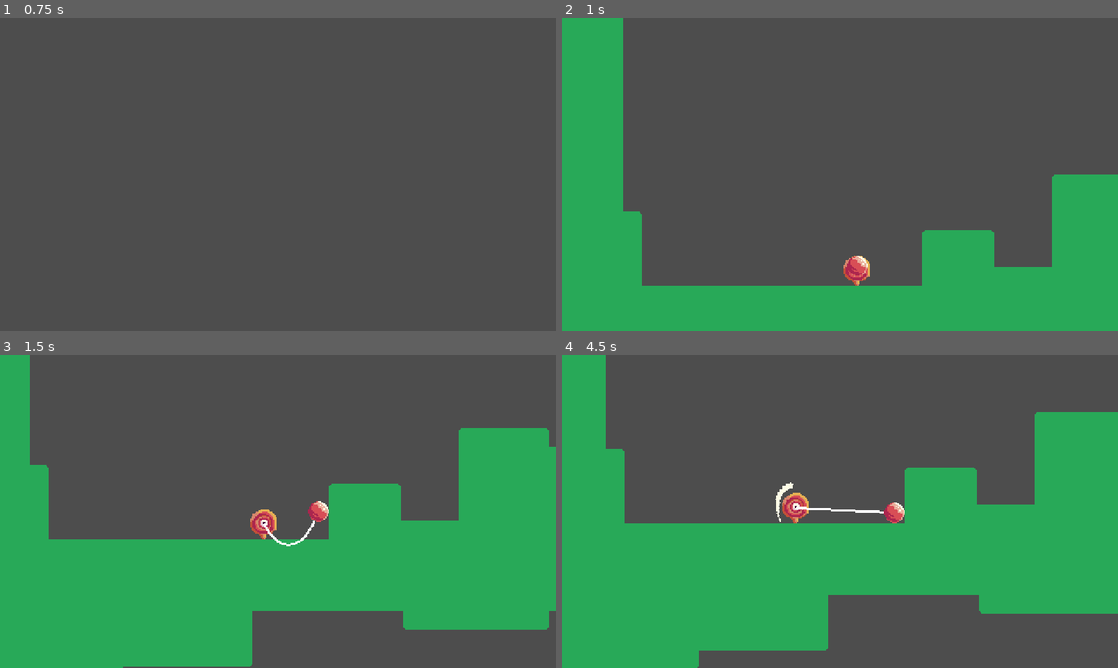
Above: before the commit, frames 1-4 (two rows, left to right).
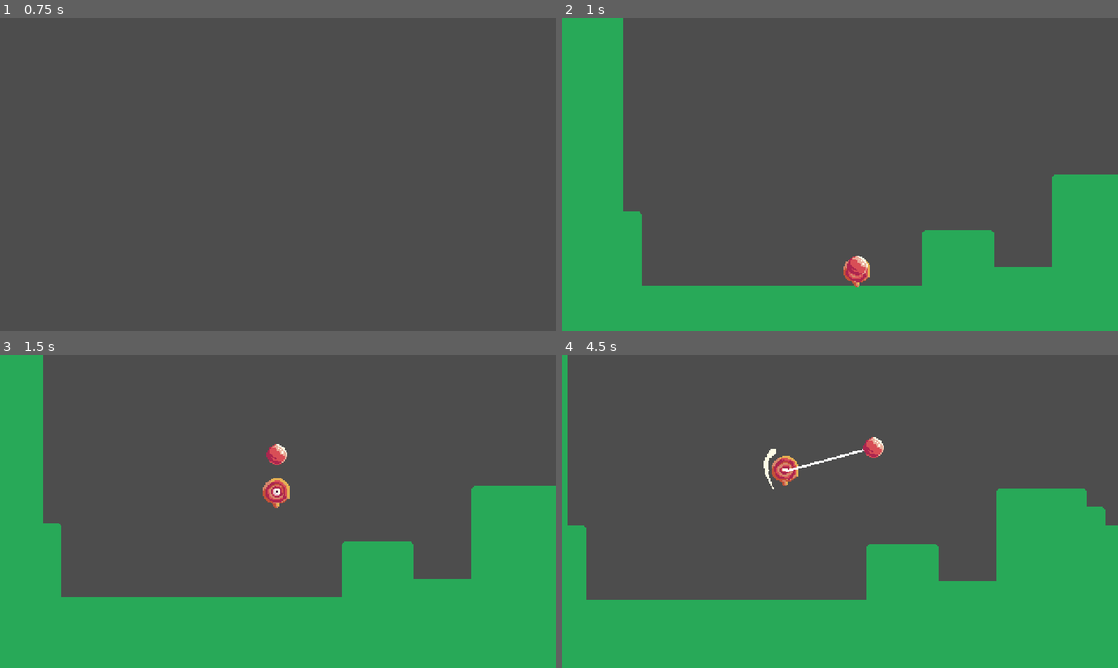
Above: after the commit, the same moments.

Repository: Duocuokie/haven
Game: Godot game, scene res://Game/Main.tscn
The game is run twice, just before and just after one commit, with the same random seed, the same clock (stepped at 60 frames per second) and the same inputs.
Inputs (mouse positions are in pixels of both pictures, inside the frame that each line leads up to):
- Up to frame 1 (0.75 s): tap Enter at 0.5 s; move the mouse to (400, 158) at 0.52 s; hold Right (otherright) from 0.53 s (still down); hold Up (otherjump) from 0.53 s (still down); tap J (jump) at 0.6 s
- Up to frame 2 (1 s): keep holding Right (otherright); keep holding Up (otherjump); tap J (jump) at 0.77 s
- Up to frame 3 (1.5 s): keep holding Right (otherright); tap J (jump) at 1.07 s; move the mouse to (166, 527) at 1.27 s; release Up (otherjump) at 1.28 s; tap Up (otherjump) at 1.35 s
- Up to frame 4 (4.5 s): tap J (jump) at 1.52, 1.55, 1.82, 2.85, 3.02, 3.32, 3.77, 4.07 s; move the mouse to (895, 442) at 2.02 s; release Right (otherright) at 2.03 s; press the mouse at (895, 442) at 2.03 s; hold A (left) 2.03-2.78 s; tap Up (otherjump) at 2.3 s; move the mouse to (812, 574) at 2.77 s; release the mouse at (812, 574) at 2.78 s; hold Right (otherright) 2.78-4.28 s; move the mouse to (1006, 558) at 3.52 s; hold Up (otherjump) 3.53-4.28 s; move the mouse to (673, 464) at 4.27 s; hold A (left) from 4.28 s (still down); click (673, 464) at 4.35 s

Frame 1 is identical in both runs. In frame 2, less than 0.1% of the frame differs, in the area x 50-56%, y 76-86%; in frame 3, 28%; in frame 4, 40%, in the area x 1-100%, y 0-100%.

Commit message:
super boucne

Diff:
--- a/Entities/Players/paddle_ball.gd
+++ b/Entities/Players/paddle_ball.gd
@@ -17,6 +17,8 @@
 		state = paddle_state.JUGGLE
 		player.charge = clamp(player.charge + 1, 0, 3)
 		max_string_paddle = 65 + player.charge * 5)
+	ball.grounded.connect(func():
+		player.charge = 0)
 
 
 func _physics_process(delta: float) -> void:
@@ -33,7 +35,7 @@
 			player.velocity += Vector2(applied_vel.x, applied_vel.y *0.8)
 			var ball_applied_vel := ball.global_position.direction_to(player.global_position) * (7* dist - 4 * ball.velocity.length()) * delta
 			ball.velocity += Vector2(ball_applied_vel.x, ball_applied_vel.y *0.8)
-			player.sprite.rotation = player.global_position.direction_to(ball.global_position).angle()
+			player.sprite.rotation = lerp(player.sprite.rotation, player.global_position.direction_to(ball.global_position).angle(), 5 * delta)
 	elif state == paddle_state.JUGGLE:
 		ball.gravity = ball.juggle_grav
 		if dist > max_string_paddle:
--- a/Entities/Players/player.tscn
+++ b/Entities/Players/player.tscn
@@ -8,7 +8,46 @@
 
 [sub_resource type="CapsuleShape2D" id="CapsuleShape2D_il6x7"]
 radius = 9.0
-height = 24.0
+height = 22.0
+
+[sub_resource type="Animation" id="Animation_qwtga"]
+length = 0.001
+tracks/0/type = "value"
+tracks/0/imported = false
+tracks/0/enabled = true
+tracks/0/path = NodePath("Sprite2D:frame")
+tracks/0/interp = 1
+tracks/0/loop_wrap = true
+tracks/0/keys = {
+"times": PackedFloat32Array(0),
+"transitions": PackedFloat32Array(1),
+"update": 1,
+"values": [0]
+}
+
+[sub_resource type="Animation" id="Animation_2j33m"]
+resource_name = "base"
+length = 2.0000083929382266
+loop_mode = 1
+step = 0.083333336
+tracks/0/type = "value"
+tracks/0/imported = false
+tracks/0/enabled = true
+tracks/0/path = NodePath("Sprite2D:frame")
+tracks/0/interp = 1
+tracks/0/loop_wrap = true
+tracks/0/keys = {
+"times": PackedFloat32Array(0, 0.083333336, 0.16666667, 0.25, 0.33333334, 0.4166667, 0.73958576, 0.82737833, 1.5833334, 1.6666667, 1.75),
+"transitions": PackedFloat32Array(1, 1, 1, 1, 1, 1, 1, 1, 1, 1, 1),
+"update": 1,
+"values": [0, 1, 2, 3, 4, 0, 1, 0, 2, 4, 0]
+}
+
+[sub_resource type="AnimationLibrary" id="AnimationLibrary_toava"]
+_data = {
+&"RESET": SubResource("Animation_qwtga"),
+&"base": SubResource("Animation_2j33m")
+}
 
 [sub_resource type="Animation" id="Animation_6adbs"]
 length = 0.001
@@ -164,13 +203,16 @@
 
 [node name="Sprite2D" type="Sprite2D" parent="." unique_id=1282807110]
 texture = ExtResource("2_vb8cd")
+hframes = 5
 region_enabled = true
-region_rect = Rect2(0, 112, 32, 32)
+region_rect = Rect2(0, 192, 160, 32)
 
 [node name="CollisionShape2D" type="CollisionShape2D" parent="." unique_id=2008796129]
 shape = SubResource("CapsuleShape2D_il6x7")
 
 [node name="AnimationPlayer" type="AnimationPlayer" parent="." unique_id=992251800]
+libraries/ = SubResource("AnimationLibrary_toava")
+autoplay = &"base"
 
 [node name="StateMachine" parent="." unique_id=1426128686 node_paths=PackedStringArray("state") instance=ExtResource("3_p4qpu")]
 state = NodePath("PlayerMoveState")
--- a/Entities/ball.gd
+++ b/Entities/ball.gd
@@ -3,14 +3,17 @@
 
 signal big_attack_hit
 signal small_attack_hit
+signal grounded
+
 @onready var invince_timer: Timer = $InvinceTimer
 @onready var small_hit: AudioStreamPlayer = $SmallHit
 @onready var big_hit: AudioStreamPlayer = $BigHit
 @onready var big_hit_ball_particle : GPUParticles2D = $BigHitBallParticle
 @onready var small_hit_ball_particle : GPUParticles2D = $SmallHitBallParticle
+@onready var ray: RayCast2D = $RayCast2D
+@onready var ground_timer: Timer = $GroundTimer
+
 const HIT = preload("uid://bgmg7qe01dlaf")
-@onready var ray: RayCast2D = $RayCast2D
-
 var SPEED = 150.0
 const JUMP_VELOCITY = -150.0
 var ACCEL = 800.0
@@ -33,12 +36,18 @@
 var friction = 1000
 var air_res = 35
 
+var has_been_grounded := true
+
 func _physics_process(delta: float) -> void:
 	velocity.y += gravity * delta
 	if is_on_floor():
 		#velocity.x = move_toward(velocity.x, 0.0, 1000 * delta)
+		if ground_timer.is_stopped():
+			ground_timer.start()
 		pass
 	else:
+		has_been_grounded = false
+		ground_timer.stop()
 		velocity.x = move_toward(velocity.x, 0.0, air_res * delta)
 
 	##if is_on_floor():
@@ -51,7 +60,11 @@
 func _on_area_2d_area_entered(area: Area2D) -> void:
 	if !invince_timer.is_stopped(): return
 	invince_timer.start()
+	var direction : Vector2
 	if area is PlayerAttack:
+		if area.global_position.direction_to(global_position).dot(Vector2.UP) < 0.1 and has_been_grounded:
+			direction = area.global_position.direction_to(global_position)
+		else: direction = area.direction
 		if area.big_attack:
 			big_attack_hit.emit()
 			SignalBus.small_pause.emit(0.1)
@@ -71,7 +84,7 @@
 			small_hit_ball_particle.emitting = true
 			small_hit_ball_particle.process_material.set_meta("direction", area.direction)
 
-			velocity = area.direction * 275
+			velocity = direction * 275
 
 		var h : Node2D = HIT.instantiate()
 		h.global_position = global_position
@@ -80,3 +93,12 @@
 
 func _on_grounded_timer_timeout() -> void:
 	pass # Replace with function body.
+
+
+func _on_ground_timer_timeout() -> void:
+	has_been_grounded = true
+	grounded.emit()
+
+
+func _on_coyote_timer_timeout() -> void:
+	coyote = false
--- a/Entities/ball.tscn
+++ b/Entities/ball.tscn
@@ -93,7 +93,13 @@
 position = Vector2(0, 7)
 target_position = Vector2(0, 2)
 
+[node name="GroundTimer" type="Timer" parent="." unique_id=2009166321]
+wait_time = 0.5
+one_shot = true
+
 [connection signal="area_entered" from="Area2D" to="." method="_on_area_2d_area_entered"]
 [connection signal="timeout" from="GroundedTimer" to="." method="_on_grounded_timer_timeout"]
+[connection signal="timeout" from="CoyoteTimer" to="." method="_on_coyote_timer_timeout"]
+[connection signal="timeout" from="GroundTimer" to="." method="_on_ground_timer_timeout"]
 
 [editable path="StateMachine/PlayerMoveState"]
--- a/Utils/States/Player/playerMoveState.gd
+++ b/Utils/States/Player/playerMoveState.gd
@@ -17,6 +17,9 @@
 var hold_interupt = false
 
 var accel : int
+var big_bounce := false
+var was_in_air := false
+var prev_pos
 
 func _ready():
 	set_physics_process(false)
@@ -34,12 +37,20 @@
 	#if actor is Ball:
 		#ball = actor
 		#print(ball.ray.is_colliding())
+	print(abs(actor.velocity.x))
 	var balls : bool= not (actor is Ball and not (actor.is_on_floor() or actor.ray.is_colliding()))
+	if actor is Ball:
+		if Input.is_action_pressed("otherjump"):
+			if was_in_air and actor.is_on_floor() and abs(actor.global_position.x - prev_pos.x) < 1:
+				actor.velocity.x = 0
+				actor.velocity.y = actor.JUMP_VELOCITY * 2
+				big_bounce = true
 	if not actor.is_on_floor():
 		if actor.wasOnFloor && !actor.jumped:
 			actor.coyote = true
 			coyoteTimer.start()
 		actor.wasOnFloor = false
+		was_in_air = true
 		actor.jumped = false
 		if actor.velocity.y < 0:
 			actor.gravity = 825
@@ -50,21 +61,23 @@
 		if actor is not Ball:
 			actor.velocity.y += actor.gravity * delta
 	else:
-
+		if !was_in_air: big_bounce = false
+		was_in_air = false
 		actor.wasOnFloor = true
 		accel = actor.ACCEL * 1.1
 	if balls:
 		direction = Input.get_axis(left, right)
+	if big_bounce:
+		direction = 0
 	if direction != 0:
-		if abs(actor.velocity.x) < actor.SPEED * 1.7 || direction != sign(actor.velocity.x):
+		if abs(actor.velocity.x) < actor.SPEED * 1.7 || direction != sign(actor.velocity.x) and not big_bounce:
 			actor.velocity.x = move_toward(actor.velocity.x, (direction * actor.SPEED), accel * delta )
 			last_dir = direction
-			print("ne;pw")
-		else:
+		elif not big_bounce:
 			actor.velocity.x = move_toward(actor.velocity.x, (direction * actor.SPEED), accel/10 * delta )
 			last_dir = direction
 	else:
-		if actor.is_on_floor():
+		if actor.is_on_floor() :
 			actor.velocity.x = move_toward(actor.velocity.x, 0, actor.FRICT * delta)
 
 	#camera.position.x = move_toward(camera.position.x, 96 * direction, 128 * delta)
@@ -78,16 +91,22 @@
 				bufferTimer.start()
 				buffer = true
 	else:
-		if Input.is_action_just_released(jump) && actor.velocity.y < 0:
+		if Input.is_action_just_released(jump) && actor.velocity.y < 0 and !big_bounce:
 			actor.velocity.y = actor.velocity.y / 2
 
+	prev_pos = actor.global_position
 
-	var collision : KinematicCollision2D = actor.move_and_collide(actor.velocity * delta)
-	if collision and bounce:
-		var bounce_velocity : Vector2 = 0.5* (actor.velocity.bounce(collision.get_normal()))
-		actor.velocity = bounce_velocity
+	if big_bounce and (actor.is_on_floor() or actor.wasOnFloor):
+		actor.velocity.x = 0
+		actor.move_and_slide()
 	else:
-		actor.move_and_slide()
+		var collision : KinematicCollision2D = actor.move_and_collide(actor.velocity * delta)
+		if collision and bounce:
+			var bounce_velocity : Vector2 = 0.5* (actor.velocity.bounce(collision.get_normal()))
+			actor.velocity = bounce_velocity
+		else:
+			actor.move_and_slide()
+
 
 
 func _on_buffer_timer_timeout() -> void:
Binary file changed: Assets/Texture/spritesheet.png
